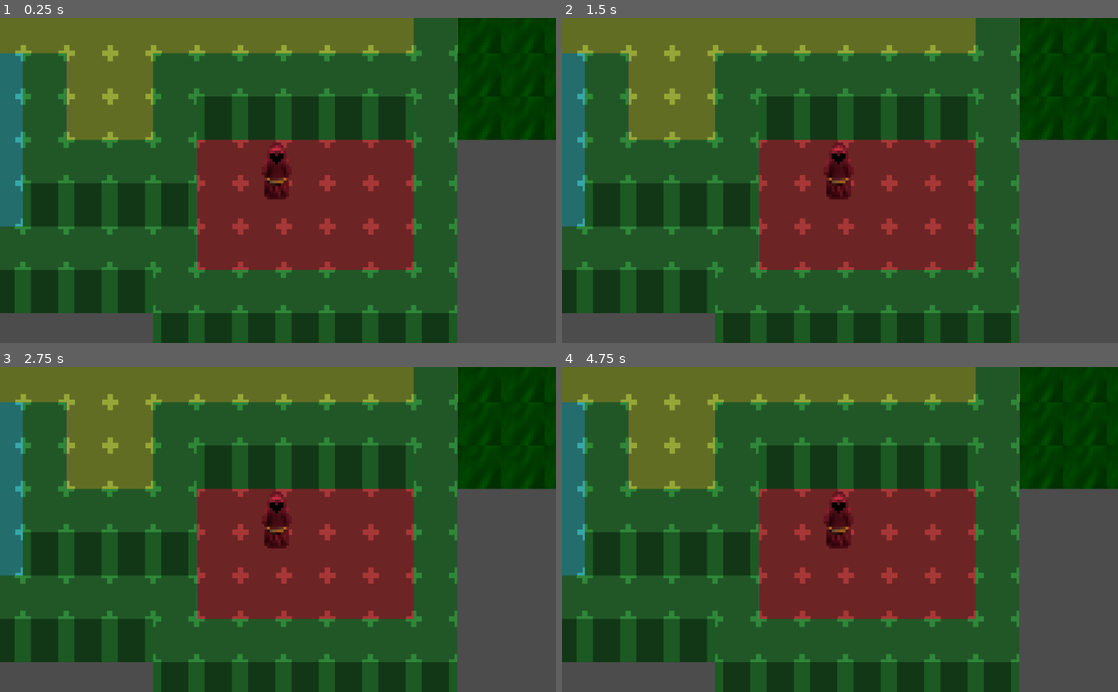
Above: before the commit, frames 1-4 (two rows, left to right).
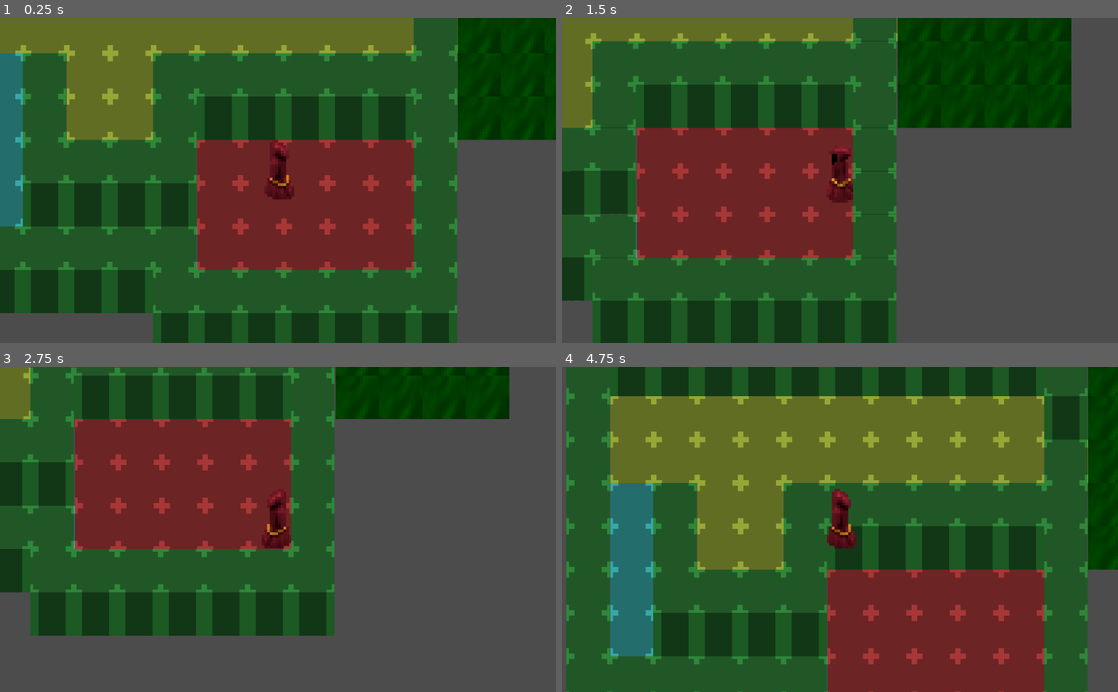
Above: after the commit, the same moments.

Repository: blue-voxel/ld43
Game: Godot game, scene res://maps/squareTiles.tscn
Two runs of this game, one before a commit and one after it. Both use one fixed random seed, a clock stepped at 60 frames per second and the inputs below.
Inputs (mouse positions are in pixels of both pictures, inside the frame that each line leads up to):
- Up to frame 1 (0.25 s): no input
- Up to frame 2 (1.5 s): tap Enter at 0.5 s; move the mouse to (962, 164) at 0.52 s; hold Right (ui_right) 0.53-1.28 s; move the mouse to (728, 196) at 1.27 s; hold Down (ui_down) from 1.28 s (still down)
- Up to frame 3 (2.75 s): tap Space at 2 s; move the mouse to (333, 458) at 2.02 s; release Down (ui_down) at 2.03 s; hold Right (ui_right) from 2.03 s (still down)
- Up to frame 4 (4.75 s): tap Enter at 2.75 s; move the mouse to (812, 594) at 2.77 s; release Right (ui_right) at 2.78 s; hold Up (ui_up) 2.78-3.53 s; move the mouse to (1006, 578) at 3.52 s; hold Left (ui_left) from 3.53 s (still down); move the mouse to (673, 480) at 4.27 s

The runs differ from the first frame. In frame 1, 0.4% of the frame differs, in the area x 47-53%, y 37-56%; in frame 2, 59%; in frame 3, 74%; in frame 4, 77%, in the area x 0-100%, y 0-100%.
Error before the commit: Parse Error: The method "get_connected_joypads" isn't declared in the current class. (res://scripts/inMap.gd:14)

Commit message:
Added rotation controls

Diff:
--- a/maps/squareTiles.tscn
+++ b/maps/squareTiles.tscn
@@ -5,7 +5,7 @@
 [ext_resource path="res://tiles/sqaureWalls.tres" type="TileSet" id=3]
 [ext_resource path="res://players/player.tscn" type="PackedScene" id=4]
 
-[node name="Node" type="Node" index="0"]
+[node name="Node" type="Node"]
 
 [node name="Camera2D" type="Camera2D" parent="." index="0"]
 
--- a/players/player.tscn
+++ b/players/player.tscn
@@ -1,14 +1,15 @@
-[gd_scene load_steps=4 format=2]
+[gd_scene load_steps=5 format=2]
 
 [ext_resource path="res://scripts/simpleMoveK2D.gd" type="Script" id=1]
 [ext_resource path="res://sprites/dev/wizard.png" type="Texture" id=2]
+[ext_resource path="res://scripts/Animator.gd" type="Script" id=3]
 
 [sub_resource type="CircleShape2D" id=1]
 
 custom_solver_bias = 0.0
 radius = 10.0
 
-[node name="KinematicBody2D" type="KinematicBody2D"]
+[node name="KinematicBody2D" type="KinematicBody2D" index="0"]
 
 input_pickable = false
 collision_layer = 1
@@ -24,7 +25,9 @@
 texture = ExtResource( 2 )
 region_enabled = true
 region_rect = Rect2( 0, 0, 16, 32 )
+script = ExtResource( 3 )
 _sections_unfolded = [ "Region" ]
+flipX = false
 
 [node name="CollisionShape2D" type="CollisionShape2D" parent="." index="1"]
 
--- a/scripts/Animator.gd
+++ b/scripts/Animator.gd
@@ -1,13 +1,41 @@
 extends Sprite
 
+export (bool) var flipX = false
 
+var direction
+
+var sliceX
+var sliceY
+var texX
+var texY
 
 func _ready():
-	# Called when the node is added to the scene for the first time.
-	# Initialization here
+	if region_enabled:
+		sliceX = region_rect.size.x
+		sliceY = region_rect.size.y
+		texX = texture.get_width()/sliceY
+		texY = texture.get_height()/sliceY
+	else:
+		print ("error: region must be enabled")
 	pass
 
-#func _process(delta):
-#	# Called every frame. Delta is time since last frame.
-#	# Update game logic here.
-#	pass
+func _process(delta):
+	direction = inMap.get_look(null, true, true)
+
+	if 300 < direction:
+		region_rect.position.x = sliceX
+		flip_h = flipX
+	elif 240 < direction:
+		region_rect.position.x = 0
+		flip_h = flipX
+	elif 180 < direction:
+		region_rect.position.x = sliceX
+		flip_h = not flipX
+	elif 120 < direction:
+		region_rect.position.x = sliceX * 2
+		flip_h = not flipX
+	elif 60 < direction:
+		region_rect.position.x = sliceX * 3
+	else:
+		region_rect.position.x = sliceX * 2
+		flip_h =  flipX
--- a/scripts/inMap.gd
+++ b/scripts/inMap.gd
@@ -11,7 +11,7 @@
     pass
 
 func _process(delta):
-	joypad = 0 < len(get_connected_joypads())
+	joypad = 0 < len(Input.get_connected_joypads())
 	get_move()
 	pass
 
@@ -30,14 +30,23 @@
 		move = move.normalized()
 	return move
 
-func get_look(from):
+func get_look(from = null, deg = false, pos = false):
 	if joypad:
 		look = Vector2( Input.get_joy_axis(0,2),Input.get_joy_axis(0,3)).angle()
 	else:
-		mouse = get_viewport().get_mouse_position()
-		if from:
+		var view = get_viewport()
+		var mouse = view.get_mouse_position() - view.get_visible_rect().size / 2
+		if from: #not currently working
 			look = mouse.angle_to(from)
+			print (look)
 		else:
 			look = mouse.angle()
-	look = rad2deg(look)
+	if deg:
+		look = rad2deg(look)
+		if pos:
+			if 0 < look:
+				look = 360 - look
+			else:
+				look = - look
+
 	return look
--- a/scripts/simpleMoveK2D.gd
+++ b/scripts/simpleMoveK2D.gd
@@ -23,6 +23,4 @@
 		vel = target
 
 	col = move_and_collide(vel)
-	print (target)
-
 	pass
Not shown, changed: sprites/xcf/diamondTile.xcf
